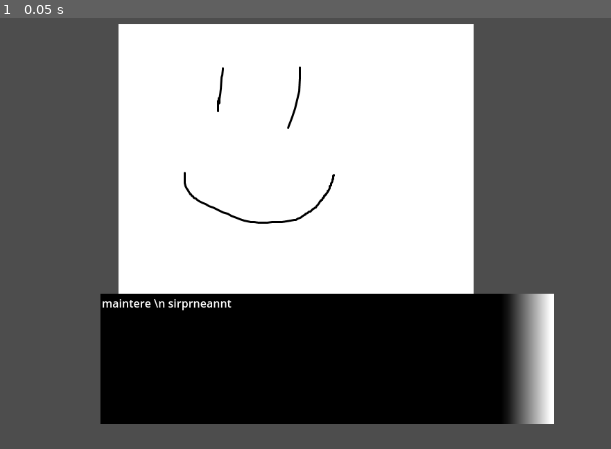
Above: before the commit, frame 1.
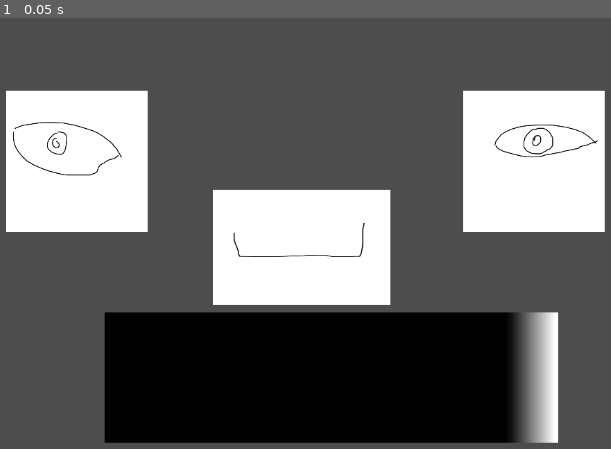
Above: after the commit, the same moment.

Repository: AlexandreAAA/Doc-Machine
Game: Godot game, scene res://Scene/main.tscn
The game is run twice, just before and just after one commit, with the same random seed, the same clock (stepped at 60 frames per second) and the same inputs.
Inputs:
- Up to frame 1 (0.05 s): no input

The runs differ from the first frame. In frame 1, 48% of the frame differs, in the area x 0-100%, y 1-99%.

Commit message:
Dialogue ameliore et fonction pour rotation d'yeux

Diff:
--- a/Scene/control.tscn
+++ b/Scene/control.tscn
@@ -8,7 +8,7 @@
 [sub_resource type="GradientTexture2D" id="GradientTexture2D_jmo18"]
 gradient = SubResource("Gradient_6dv8q")
 
-[node name="Control" type="Control" node_paths=PackedStringArray("dialog_text")]
+[node name="Dialog_Control" type="Control" node_paths=PackedStringArray("dialog_text")]
 layout_mode = 3
 anchors_preset = 15
 anchor_right = 1.0
@@ -32,5 +32,3 @@
 offset_top = 2.0
 offset_right = 654.0
 offset_bottom = 189.0
-
-[node name="Timer" type="Timer" parent="."]
--- a/Scene/main.tscn
+++ b/Scene/main.tscn
@@ -1,7 +1,9 @@
-[gd_scene load_steps=2 format=3 uid="uid://l8h8qx88wcyo"]
+[gd_scene load_steps=3 format=3 uid="uid://l8h8qx88wcyo"]
 
+[ext_resource type="Script" path="res://Script/main.gd" id="1_cnk85"]
 [ext_resource type="PackedScene" uid="uid://b1bu8m14gmsvv" path="res://Scene/robot.tscn" id="1_vfne4"]
 
 [node name="Node2D" type="Node2D"]
+script = ExtResource("1_cnk85")
 
 [node name="Robot" parent="." instance=ExtResource("1_vfne4")]
--- a/Scene/robot.tscn
+++ b/Scene/robot.tscn
@@ -1,30 +1,70 @@
-[gd_scene load_steps=6 format=3 uid="uid://b1bu8m14gmsvv"]
+[gd_scene load_steps=9 format=3 uid="uid://b1bu8m14gmsvv"]
 
 [ext_resource type="Script" path="res://Script/robot.gd" id="1_6dm20"]
-[ext_resource type="Texture2D" uid="uid://ba6bb24qwjgnw" path="res://Assets/Visuel/smile.png" id="2_1ptbl"]
-[ext_resource type="Texture2D" uid="uid://csi42v1la28gd" path="res://Assets/Visuel/smile_talk.png" id="3_br5fp"]
+[ext_resource type="Texture2D" uid="uid://cuh3nli3ir42e" path="res://Assets/Visuel/placeholder_eye_2.png" id="2_ka5wi"]
+[ext_resource type="Texture2D" uid="uid://dsdlxlnd734b4" path="res://Assets/Visuel/placeholder_eye_1.png" id="3_pguk4"]
 [ext_resource type="PackedScene" uid="uid://50bjnx0hrj6d" path="res://Scene/control.tscn" id="4_50f1p"]
+[ext_resource type="Texture2D" uid="uid://b3i0p84q6rupr" path="res://Assets/Visuel/placeholder_mouth.png" id="4_hpuij"]
 
-[sub_resource type="SpriteFrames" id="SpriteFrames_i0dv4"]
+[sub_resource type="SpriteFrames" id="SpriteFrames_vepv7"]
 animations = [{
 "frames": [{
 "duration": 1.0,
-"texture": ExtResource("2_1ptbl")
-}, {
-"duration": 1.0,
-"texture": ExtResource("3_br5fp")
+"texture": ExtResource("2_ka5wi")
 }],
 "loop": true,
 "name": &"default",
 "speed": 5.0
 }]
 
-[node name="Robot" type="Node2D" node_paths=PackedStringArray("sprite")]
+[sub_resource type="SpriteFrames" id="SpriteFrames_nsn7w"]
+animations = [{
+"frames": [{
+"duration": 1.0,
+"texture": ExtResource("3_pguk4")
+}],
+"loop": true,
+"name": &"default",
+"speed": 5.0
+}]
+
+[sub_resource type="SpriteFrames" id="SpriteFrames_g6ix0"]
+animations = [{
+"frames": [{
+"duration": 1.0,
+"texture": ExtResource("4_hpuij")
+}],
+"loop": true,
+"name": &"default",
+"speed": 5.0
+}]
+
+[node name="Robot" type="Node2D" node_paths=PackedStringArray("dialog", "left_eye_sprite", "right_eye_sprite", "mouth_sprite")]
 script = ExtResource("1_6dm20")
-sprite = NodePath("Visage_Robot")
+dialog = NodePath("Dialog_Control")
+left_eye_sprite = NodePath("Node2D/Left_Eye")
+right_eye_sprite = NodePath("Node2D/Right_Eye")
+mouth_sprite = NodePath("Node2D/Mouth")
 
-[node name="Visage_Robot" type="AnimatedSprite2D" parent="."]
-position = Vector2(535, 288)
-sprite_frames = SubResource("SpriteFrames_i0dv4")
+[node name="Node2D" type="Node2D" parent="."]
 
-[node name="Control" parent="." instance=ExtResource("4_50f1p")]
+[node name="Left_Eye" type="AnimatedSprite2D" parent="Node2D"]
+position = Vector2(219, 230)
+scale = Vector2(0.4, 0.4)
+sprite_frames = SubResource("SpriteFrames_vepv7")
+
+[node name="Right_Eye" type="AnimatedSprite2D" parent="Node2D"]
+position = Vector2(878, 230)
+scale = Vector2(0.4, 0.4)
+sprite_frames = SubResource("SpriteFrames_nsn7w")
+
+[node name="Mouth" type="AnimatedSprite2D" parent="Node2D"]
+position = Vector2(543, 354)
+scale = Vector2(0.5, 0.323)
+sprite_frames = SubResource("SpriteFrames_g6ix0")
+
+[node name="Dialog_Control" parent="." instance=ExtResource("4_50f1p")]
+offset_left = 6.0
+offset_top = 27.0
+offset_right = 6.0
+offset_bottom = 27.0
--- a/Script/dialog_box.gd
+++ b/Script/dialog_box.gd
@@ -4,24 +4,37 @@
 var dialog_dico : Dictionary
 @export var dialog_text : RichTextLabel
 
+var cd_text = 0
+var index_text = 0
+var has_text = false
+var text_to_print = []
+
 func _ready() -> void:
 	load_file()
-	set_dialog_text("complique")
+	set_dialog_text("test_1")
+	set_dialog_text("et la alors ?")
+
+func _process(delta: float) -> void:
+	cd_text += 1
+	if cd_text % 80 == 0 and has_text and index_text != text_to_print.size():
+		dialog_text.add_text(text_to_print[index_text])
+		index_text += 1
 
 func load_file():
 	if not FileAccess.file_exists(dialog_path):
 		return
 	var file_access := FileAccess.open(dialog_path, FileAccess.READ)
 	var string := file_access.get_line()
-	print(string)
 	while string != "":
 		dialog_dico[string] = file_access.get_line()
 		string = file_access.get_line()
-
-	print("\t COUBEH")
-	print(dialog_dico)
 	file_access.close()
 
 func set_dialog_text(key):
 	if dialog_dico.has(key):
-		dialog_text.text = str(dialog_dico[key]).get_slice("\t",1)
+		has_text = true
+		cd_text = 0
+		index_text = 0
+		text_to_print.resize(0)
+		for i in str(dialog_dico[key]).get_slice("\t",1):
+			text_to_print.append(i)
--- /dev/null
+++ b/Script/main.gd
@@ -0,0 +1 @@
+extends Node2D
--- a/Script/robot.gd
+++ b/Script/robot.gd
@@ -1,3 +1,21 @@
 extends Node2D
 
-@export var sprite : AnimatedSprite2D
+@export var dialog : Control
+@export var left_eye_sprite : AnimatedSprite2D
+@export var right_eye_sprite : AnimatedSprite2D
+@export var mouth_sprite : AnimatedSprite2D
+
+
+
+func change_sprite(le = 0,re = 0,m = 0):
+	left_eye_sprite.frame = le
+	right_eye_sprite.frame = re
+	mouth_sprite.frame = m
+
+func rotate_sprite(le_rota = left_eye_sprite.rotation,re_rota = right_eye_sprite.rotation,m_rota = mouth_sprite.rotation):
+	left_eye_sprite.rotation = deg_to_rad(le_rota)
+	right_eye_sprite.rotation = deg_to_rad(re_rota)
+	mouth_sprite.rotation = deg_to_rad(m_rota)
+
+func talk(key):
+	dialog.set_dialog_text(key)
Binary file added: Assets/Visuel/placeholder_eye_1.png
Binary file added: Assets/Visuel/placeholder_eye_2.png
Binary file added: Assets/Visuel/placeholder_mouth.png
Not shown, changed: Assets/dialog_box.txt
